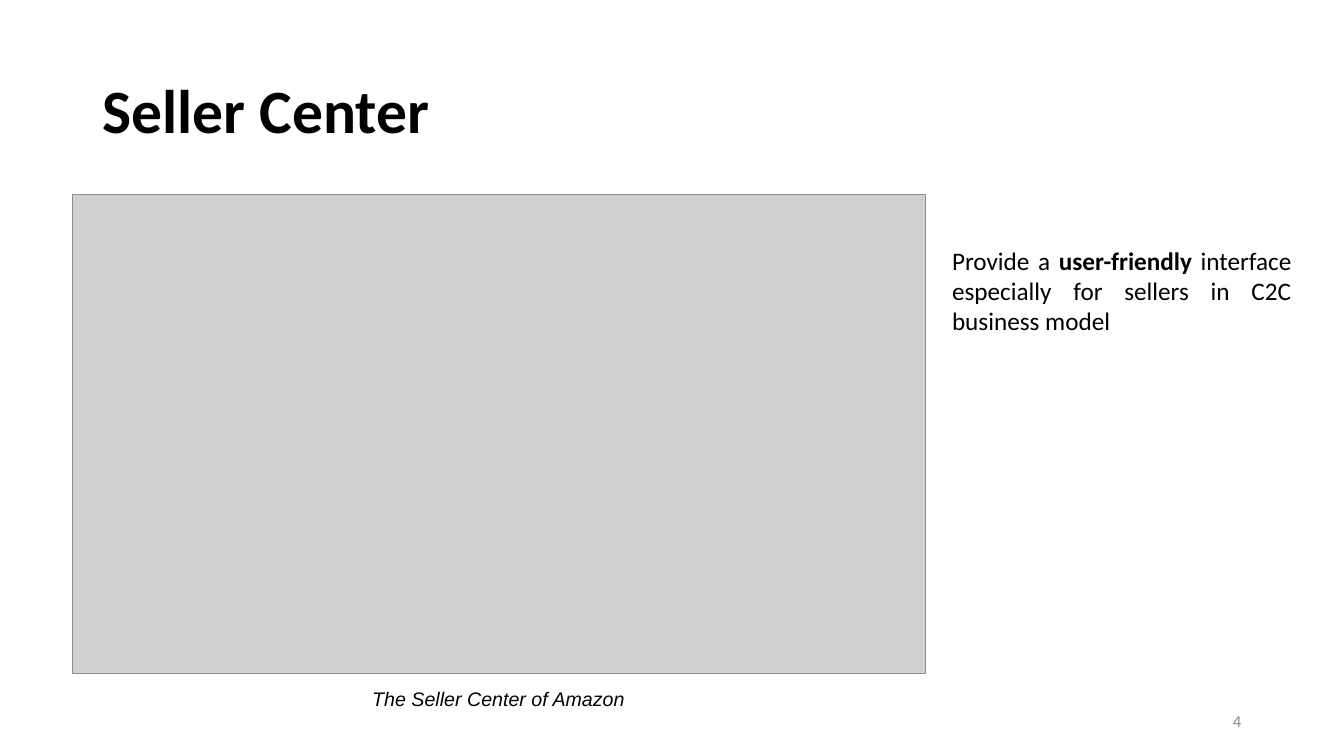
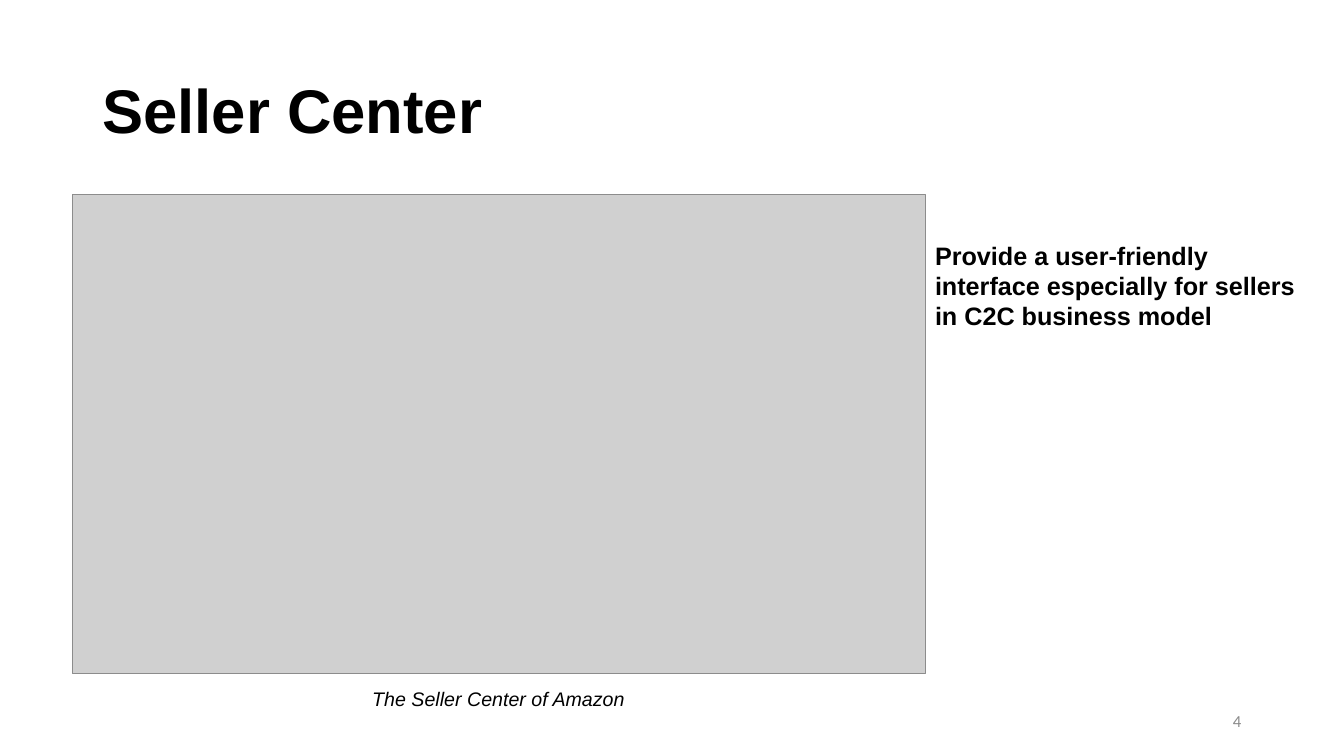
Before and after one commit to lrrong2020/Technical-Writing, a slide deck: slide 4 of Technical Writing.pptx. Drawn at 1344x756 pixels with LibreOffice and Linux fonts; fonts in the diff are those of the drawing; grey boxes stand for pictures. Boxes give left, top, right and bottom in pixels: in the first picture for what was removed or moved away, otherwise in the second. Text is boxed around its words. In the diff, an @@ line names an element or a change of style, - is before the commit and + after.

```diff
--- a/Technical Writing.pptx
+++ b/Technical Writing.pptx
@@ title "Seller Center" at [102,88,482,134]: font Calibri to Arial @@
@@ text "Provide a user-friendly interface especially ...": place and size @@
-text "Provide a user-friendly interface especially ..." at [952,252,1292,331]
+text "Provide a user-friendly interface especially ..." at [935,246,1295,326]
@@ text "Provide a user-friendly interface especially ..." at [935,246,1295,326]: font Calibri to Arial; bold on in "Provide a interface especially for sellers in ..."; alignment justified to left @@
```
Also in this commit, not shown: 6 other slides changed.
